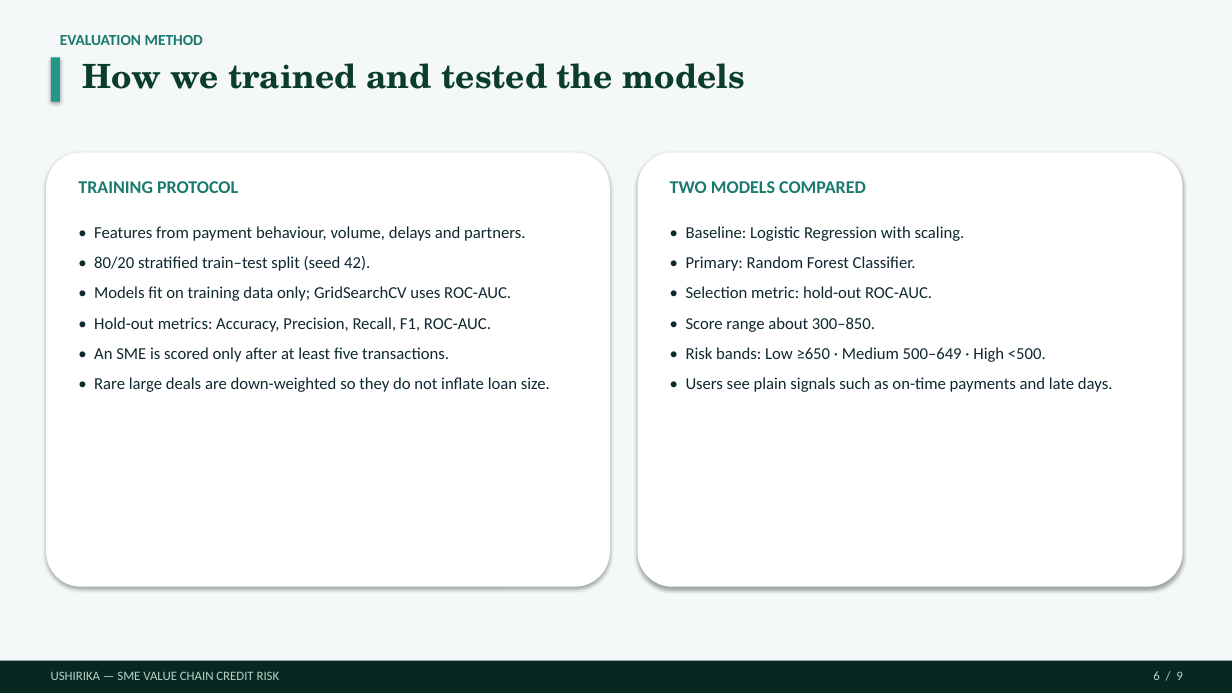
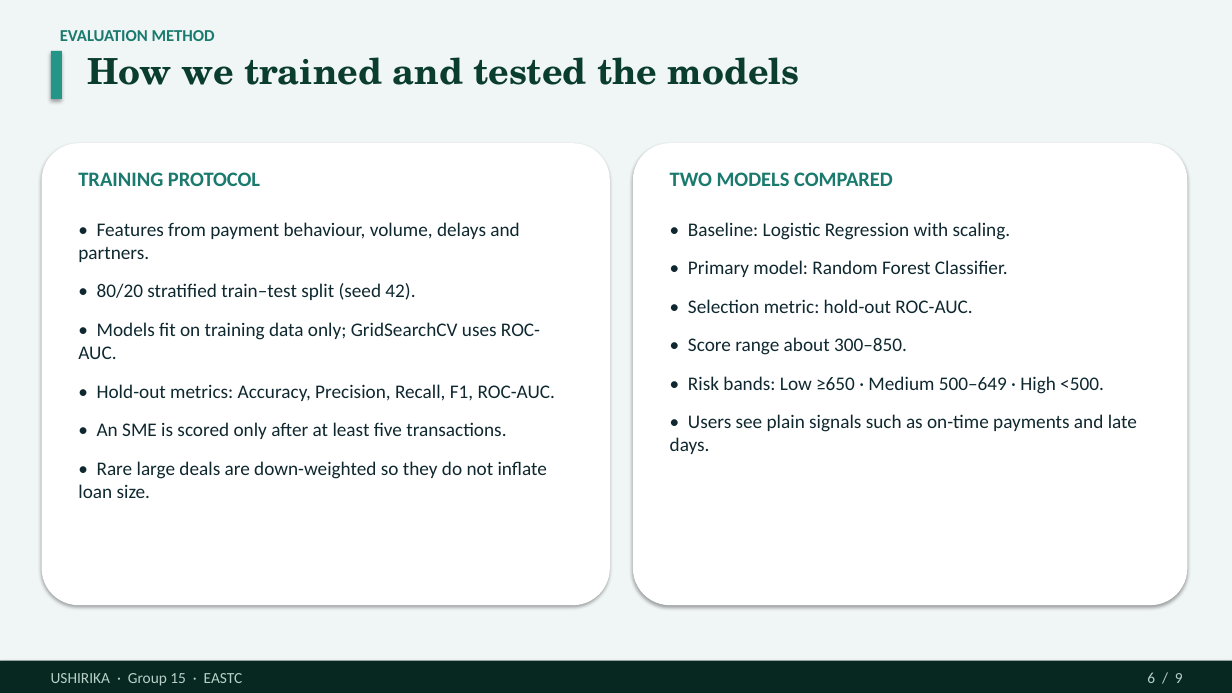
Before and after one commit to Dmmkuliku/ushirika-sme-credit, a slide deck: slide 6 of Presentation/Ushirika_Group15_Defence_Presentation.pptx. Drawn at 1232x693 pixels with LibreOffice and Linux fonts; fonts in the diff are those of the drawing. Boxes give left, top, right and bottom in pixels: in the first picture for what was removed or moved away, otherwise in the second. Text is boxed around its words. In the diff, an @@ line names an element or a change of style, - is before the commit and + after.

```diff
--- a/Presentation/Ushirika_Group15_Defence_Presentation.pptx
+++ b/Presentation/Ushirika_Group15_Defence_Presentation.pptx
@@ rectangle at (0,0,1232,693): fill #F4F8F9 to #F0F5F6 @@
@@ text "EVALUATION METHOD" at (60,30,215,41): size 12 to 13 pt; more space between paragraphs @@
@@ rectangle: place and size @@
-rectangle at (51,57,60,102)
+rectangle at (51,51,62,99)
@@ text "How we trained and tested ..." at (88,57,800,85): size 26 to 28 pt; more space between paragraphs @@
@@ rounded rectangle: place and size @@
-rounded rectangle at (46,152,610,587)
+rounded rectangle at (42,143,610,605)
@@ rounded rectangle: place and size @@
-rounded rectangle at (638,152,1183,587)
+rounded rectangle at (633,143,1188,605)
@@ text "TRAINING PROTOCOL": place and size @@
-text "TRAINING PROTOCOL" at (78,181,238,193)
+text "TRAINING PROTOCOL" at (78,172,260,186)
@@ text "TRAINING PROTOCOL" at (78,172,260,186): size 14 to 16 pt; more space between paragraphs @@
@@ text "TWO MODELS COMPARED" at (670,172,893,186): size 14 to 16 pt; more space between paragraphs @@
@@ text "TWO MODELS COMPARED": place and size @@
-text "TWO MODELS COMPARED" at (670,181,866,193)
+text "TWO MODELS COMPARED" at (670,172,893,186)
@@ text "• Features from payment behaviour, ..." at (78,222,555,498): size 13 to 15 pt; more space between paragraphs @@
@@ text at (670,222,1137,454): size 13 to 15 pt in "• Baseline: Logistic Regression with scaling.", "• Selection metric: hold-out ROC-AUC.", "• Score range about 300–850.", "• Risk bands: Low ≥650 · Medium ..." and 1 more places; more space between paragraphs @@
@@ text at (688,260,1008,277): text changed; size 13 to 15 pt @@
-• Primary: Random Forest Classifier.
+• Primary model: Random Forest Classifier.
@@ text at (51,673,243,686): text changed; size 10 to 12 pt @@
-USHIRIKA — SME VALUE CHAIN CREDIT RISK
+USHIRIKA · Group 15 · EASTC
@@ text "6 / 9" at (1147,672,1183,683): size 10 to 12 pt; more space between paragraphs @@
```
Also in this commit, not shown: 8 other slides changed, 3 other files.
